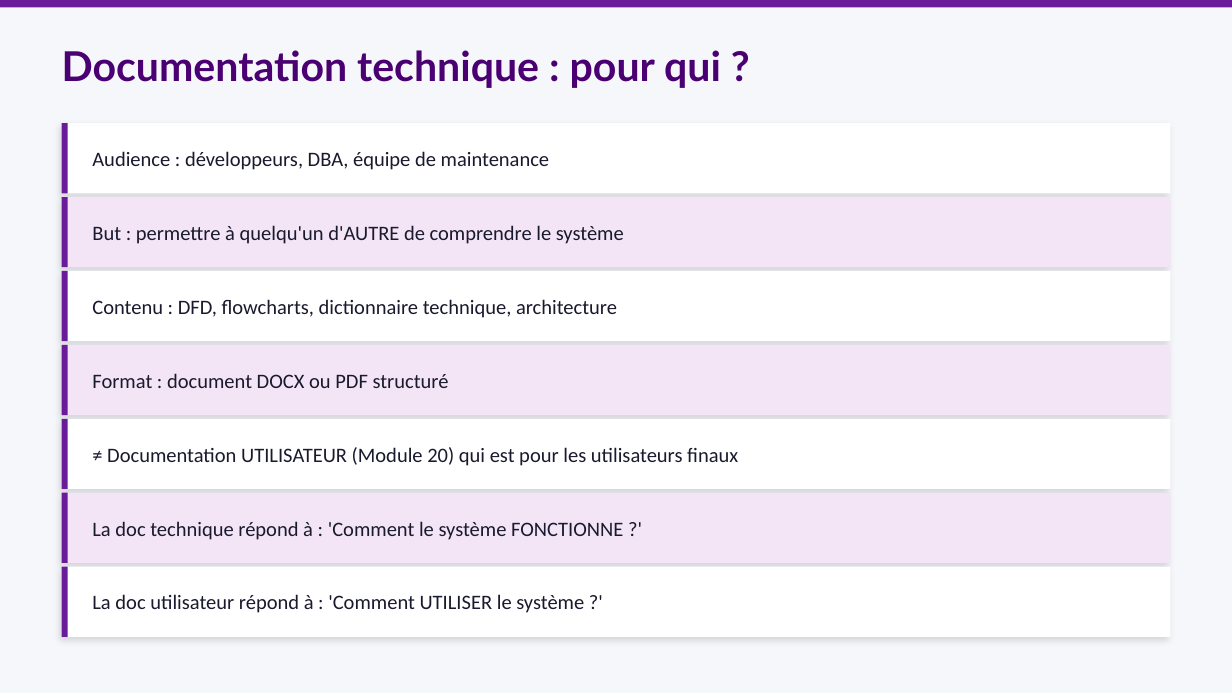
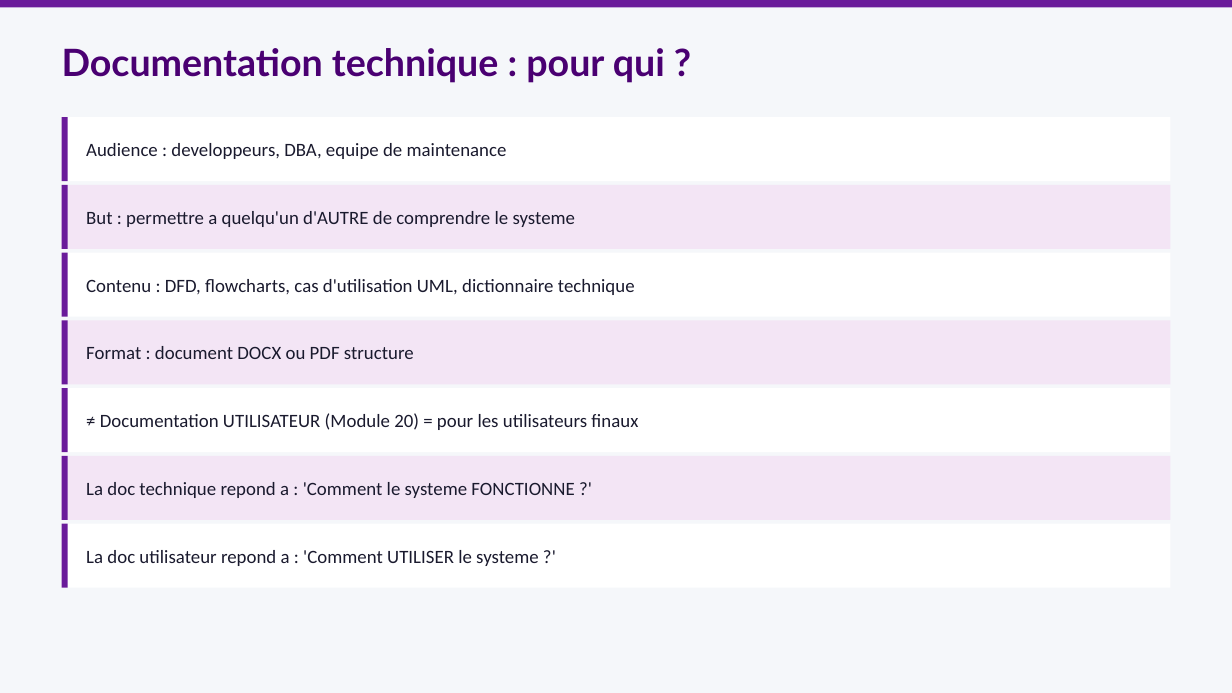
Before and after one commit to mbiTati/unit4_gamifie, a slide deck: slide 2 of pptx/Module19_Documentation_technique.pptx. Drawn at 1232x693 pixels with LibreOffice and Linux fonts; fonts in the diff are those of the drawing. Boxes give left, top, right and bottom in pixels: in the first picture for what was removed or moved away, otherwise in the second. Text is boxed around its words. In the diff, an @@ line names an element or a change of style, - is before the commit and + after.

Commit message:
📄 Module 19 enrichi avec diagrammes de cas d'utilisation UML (depuis Lo4_pptx.pdf) — include/extend, acteurs SwissSound, 11 slides

```diff
--- a/pptx/Module19_Documentation_technique.pptx
+++ b/pptx/Module19_Documentation_technique.pptx
@@ text "Documentation technique : pour qui ..." at (x1=62, y1=48, x2=665, y2=83): size 24 to 22 pt @@
@@ rectangle resized from (x1=62, y1=123, x2=1170, y2=193) to (x1=62, y1=117, x2=1170, y2=181) @@
@@ rectangle resized from (x1=62, y1=123, x2=68, y2=193) to (x1=62, y1=117, x2=68, y2=181) @@
@@ text at (x1=86, y1=143, x2=507, y2=159): text changed; size 12 to 11 pt @@
-Audience : développeurs, DBA, équipe de maintenance
+Audience : developpeurs, DBA, equipe de maintenance
@@ rectangle resized from (x1=62, y1=197, x2=1170, y2=267) to (x1=62, y1=185, x2=1170, y2=249) @@
@@ rectangle resized from (x1=62, y1=197, x2=68, y2=267) to (x1=62, y1=185, x2=68, y2=249) @@
@@ text at (x1=86, y1=211, x2=575, y2=227): text changed; size 12 to 11 pt @@
-But : permettre à quelqu'un d'AUTRE de comprendre le système
+But : permettre a quelqu'un d'AUTRE de comprendre le systeme
@@ rectangle resized from (x1=62, y1=271, x2=1170, y2=341) to (x1=62, y1=253, x2=1170, y2=317) @@
@@ rectangle resized from (x1=62, y1=271, x2=68, y2=341) to (x1=62, y1=253, x2=68, y2=317) @@
@@ text at (x1=86, y1=279, x2=635, y2=295): text changed; size 12 to 11 pt @@
-Contenu : DFD, flowcharts, dictionnaire technique, architecture
+Contenu : DFD, flowcharts, cas d'utilisation UML, dictionnaire technique
@@ rectangle resized from (x1=62, y1=345, x2=1170, y2=415) to (x1=62, y1=320, x2=1170, y2=384) @@
@@ rectangle resized from (x1=62, y1=345, x2=68, y2=415) to (x1=62, y1=320, x2=68, y2=384) @@
@@ text at (x1=86, y1=346, x2=414, y2=359): text changed; size 12 to 11 pt @@
-Format : document DOCX ou PDF structuré
+Format : document DOCX ou PDF structure
@@ rectangle resized from (x1=62, y1=419, x2=1170, y2=489) to (x1=62, y1=388, x2=1170, y2=452) @@
@@ rectangle resized from (x1=62, y1=419, x2=68, y2=489) to (x1=62, y1=388, x2=68, y2=452) @@
@@ text at (x1=100, y1=413, x2=638, y2=430): text changed; size 12 to 11 pt @@
-≠ Documentation UTILISATEUR (Module 20) qui est pour les utilisateurs finaux
+≠ Documentation UTILISATEUR (Module 20) = pour les utilisateurs finaux
@@ rectangle resized from (x1=62, y1=493, x2=1170, y2=563) to (x1=62, y1=456, x2=1170, y2=520) @@
@@ rectangle resized from (x1=62, y1=493, x2=68, y2=563) to (x1=62, y1=456, x2=68, y2=520) @@
@@ text at (x1=86, y1=482, x2=574, y2=498): text changed; size 12 to 11 pt @@
-La doc technique répond à : 'Comment le système FONCTIONNE ?'
+La doc technique repond a : 'Comment le systeme FONCTIONNE ?'
@@ shadow off in 7 elements at (x1=62, y1=117, x2=1170, y2=181), (x1=62, y1=185, x2=1170, y2=249), (x1=62, y1=253, x2=1170, y2=317), (x1=62, y1=320, x2=1170, y2=384), (x1=62, y1=388, x2=1170, y2=452), (x1=62, y1=456, x2=1170, y2=520), (x1=62, y1=524, x2=1170, y2=588) @@
@@ rectangle resized from (x1=62, y1=567, x2=1170, y2=637) to (x1=62, y1=524, x2=1170, y2=588) @@
@@ rectangle resized from (x1=62, y1=567, x2=68, y2=637) to (x1=62, y1=524, x2=68, y2=588) @@
@@ text at (x1=86, y1=550, x2=538, y2=566): text changed; size 12 to 11 pt @@
-La doc utilisateur répond à : 'Comment UTILISER le système ?'
+La doc utilisateur repond a : 'Comment UTILISER le systeme ?'
```
Also in this commit, not shown: 6 other slides changed, 4 slides added, 2 slides removed.
